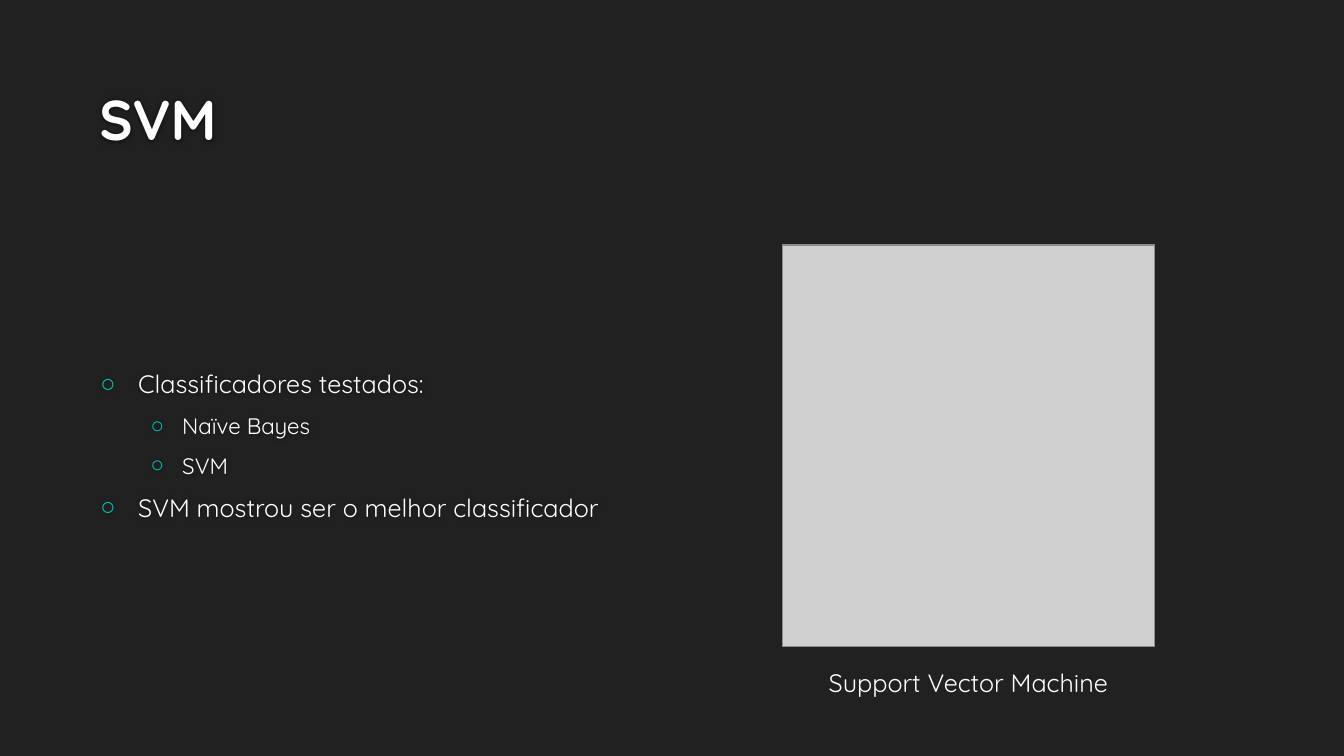
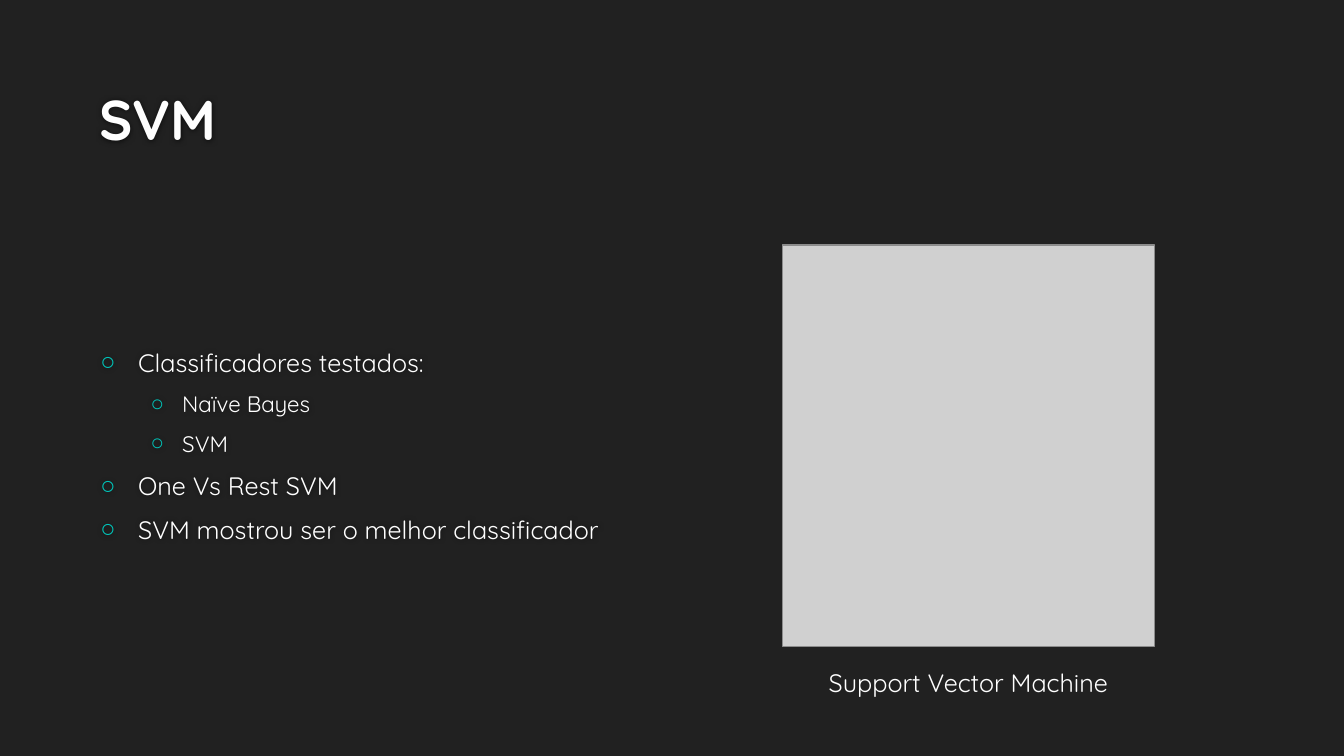
Before and after one commit to JoaoSRocha/AGE_Costa_Rocha, a slide deck: slide 18 of mid-season_report/AGE.pptx. Drawn at 1344x756 pixels with LibreOffice and Linux fonts; fonts in the diff are those of the drawing; grey boxes stand for pictures; background and template pictures are left out. Boxes give left, top, right and bottom in pixels: in the first picture for what was removed or moved away, otherwise in the second. Text is boxed around its words. In the diff, an @@ line names an element or a change of style, - is before the commit and + after.

```diff
--- a/mid-season_report/AGE.pptx
+++ b/mid-season_report/AGE.pptx
@@ text at (138, 477, 338, 496): paragraph added @@
+○ One Vs Rest SVM
```
Also in this commit, not shown: 4 other slides changed, 5 slides added, 5 other files.
